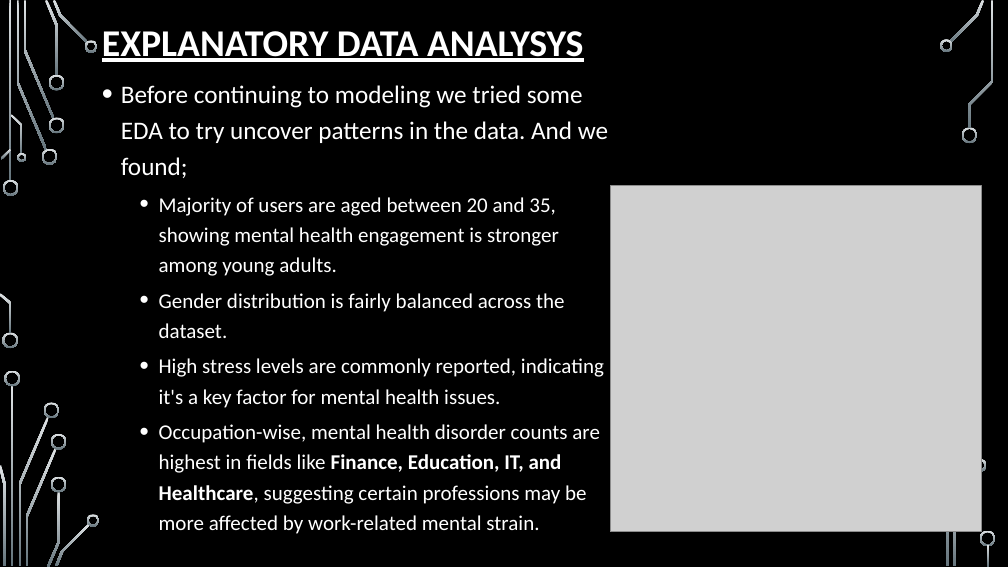
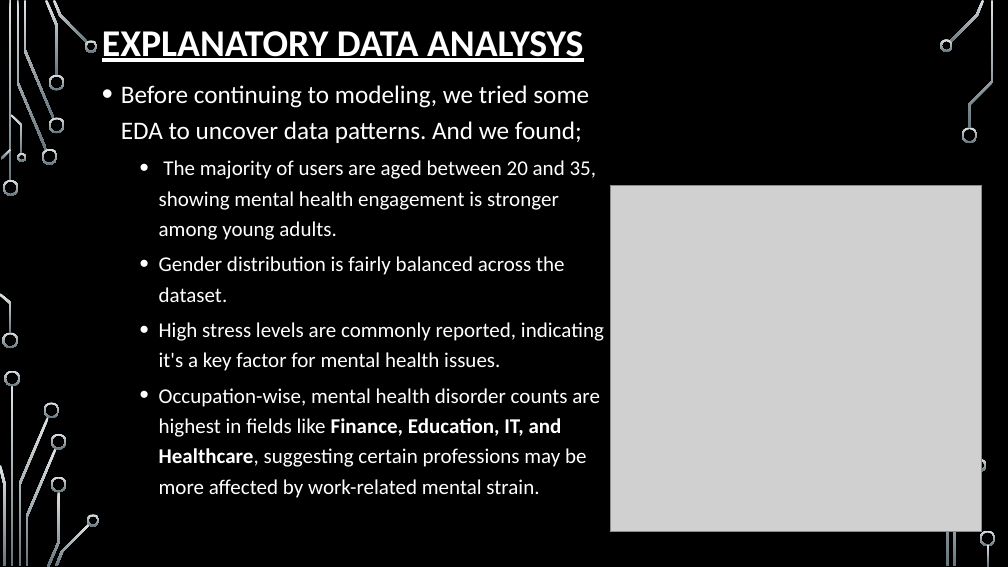
Before and after one commit to Godfrey-249/Phase_5_Project, a slide deck: slide 8 of Mental Health Report.pptx (slide 7 before the commit). Drawn at 1008x567 pixels with LibreOffice and Linux fonts; fonts in the diff are those of the drawing; grey boxes stand for pictures; background and template pictures are left out. Boxes give left, top, right and bottom in pixels: in the first picture for what was removed or moved away, otherwise in the second. Text is boxed around its words. In the diff, an @@ line names an element or a change of style, - is before the commit and + after.

Commit message:
Added Changes to powerpoint

```diff
--- a/Mental Health Report.pptx
+++ b/Mental Health Report.pptx
@@ text at [121, 85, 597, 240]: text changed @@
-• Before continuing to modeling we tried some EDA to try uncover patterns in the data. And we found;
-  • Majority of users are aged between 20 and 35, showing mental health engagement is stronger among young adults.
+• Before continuing to modeling, we tried some EDA to uncover data patterns. And we found;
+  • The majority of users are aged between 20 and 35, showing mental health engagement is stronger among young adults.
```
Also in this commit, not shown: 8 other slides changed, 3 slides added, 3 other files.
